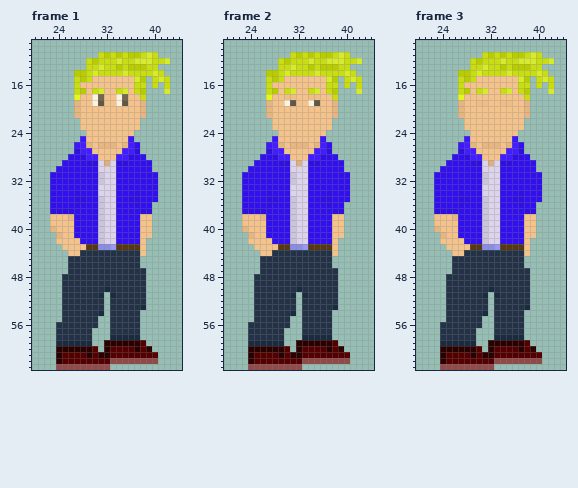
A pixel-art file gets an edit: Assets/art/MainCharacters/Liam/ATTEMPT3/Idle/liamRIdle.aseprite. The picture above was drawn from the file before the commit.
64x64 pixels, 3 frames. Pixels under 10% opacity are left out. Colours within 5 levels of each other are drawn and written as one. Shown: frame 1: x 20..44, y 9..63; frame 2: x 20..44, y 9..63; frame 3: x 20..44, y 9..63.
The result:
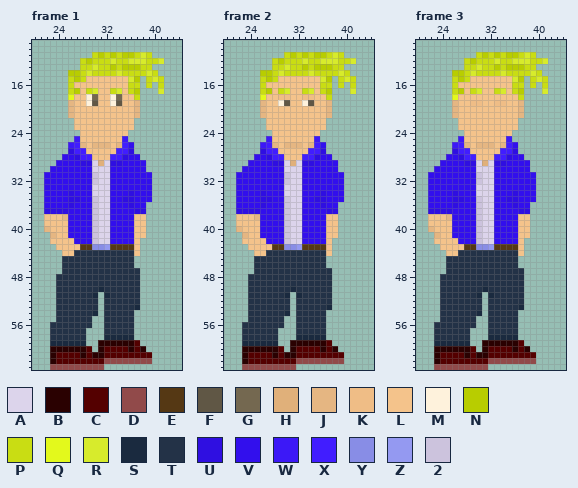
Palette (. is transparent): A #dcd4eb  B #2a0101  C #540000  D #914a4a  E #553814  F #605745  G #746850  H #e0b07a  J #e5b682  K #efbd86  L #f4c38b  M #fef2dc  N #b8cd00  P #c9dd13  Q #e3f91c  R #d7eb2c  S #1a2a3f  T #233247  U #2f0fe1  V #320fed  W #3c18f7  X #411dff  Y #888de6  Z #9499f1  2 #ccc3dd
Changes in this commit:
Changed rows in their new state; - is an unchanged pixel.
Frame 1:
first column x 22:
11 --------PNPNPN-PRP.--
12 ------PNP--RP-R--P-R.
13 ------P-RP-NPN--P-.--
14 ----N-PRP---RP---RP.-
15 ----PNPL------RN.PRP.
16 ----PL--------P-.P.P.
17 ----PNLPRL-PRLPN.--R.
18 ----QL-MGL-MGL-P.----
19 ----JL-MFL-MFL-J.----
20 ----JL---------J.----
21 ----JL---------J.----
22 -----L---------.-----
23 -----L---------.-----
24 ------L-------.------
25 -----WL------W.------
26 ----WXJLJ--LJXV.-----
27 ----UX-L----X-U.-----
28 ---V-UX-L--X-UV-.----
29 --V---U-AHAU-V---.---
30 -V------A--V-----.---
31 V-------2A-V------.--
32 V-------2A-V------.--
33 V-------A--V------.--
34 V---UV--A--V--UV--.--
35 V---U-V-2A-V-U-V--.--
36 V---UV--2A-V--UV-.---
37 U---V---2A-V---U-.---
38 L--JV---2A-V---L-.---
39 L---V---2A-V---L-.---
40 JL--V---2A-V---L-.---
41 -JL-V---2A-V---L-.---
42 -L---V--2A-V---L.----
43 --L---E-Y-ZE---L.----
44 ---L-T---------L.----
45 ---T-----------.-----
46 ---T-----------.-----
47 ---T------------.----
48 --T-------------.----
49 --T-------------.----
50 --T------ST-----.----
51 --T-----S.ST----.----
52 --T------.T-----.----
53 --T------.T----S.----
54 --T-----S.T----.-----
55 --T-----.-T----.-----
56 -T------.-T----.-----
57 -T-----.--T----.-----
58 -T-----.--S----.-----
59 -S-----.-B-----C.----
60 -B-----C.BC---BCB.---
61 -BC---BCB-C-------.--
62 -BC-------D-------.--
63 -D--------.----------
Frame 2:
first column x 22:
11 --------PNPNPN-PRP.--
12 ------PNP--RP-R--P-R.
13 ------P-RP-NPN--P-.--
14 ----N-PRP---RP---RP.-
15 ----PNPL------RN.PRP.
16 ----PL--------P-.P.P.
17 ----PNLPRL-PRLPN.--R.
18 ----QL-K-L-K-L-P.----
19 ----JL-MFL-MFL-J.----
20 ----JL---------J.----
21 ----JL---------J.----
22 -----L---------.-----
23 -----L---------.-----
24 ------L-------.------
25 -----WL------W.------
26 ----WXJLJ--LJXV.-----
27 ----UX-L----X-U.-----
28 ---V-UX-L--X-UV-.----
29 --V---U-AHAU-V---.---
30 -V------A--V-----.---
31 V-------2A-V------.--
32 V-------2A-V------.--
33 V-------A--V------.--
34 V---UV--A--V--UV--.--
35 V---U-V-2A-V-U-V--.--
36 V---UV--2A-V--UV-.---
37 U---V---2A-V---U-.---
38 L--JV---2A-V---L-.---
39 L---V---2A-V---L-.---
40 JL--V---2A-V---L-.---
41 -JL-V---2A-V---L-.---
42 -L---V--2A-V---L.----
43 --L---E-Y-ZE---L.----
44 ---L-T---------L.----
45 ---T-----------.-----
46 ---T-----------.-----
47 ---T------------.----
48 --T-------------.----
49 --T-------------.----
50 --T------ST-----.----
51 --T-----S.ST----.----
52 --T------.T-----.----
53 --T------.T----S.----
54 --T-----S.T----.-----
55 --T-----.-T----.-----
56 -T------.-T----.-----
57 -T-----.--T----.-----
58 -T-----.--S----.-----
59 -S-----.-B-----C.----
60 -B-----C.BC---BCB.---
61 -BC---BCB-C-------.--
62 -BC-------D-------.--
63 -D--------.----------
Frame 3:
first column x 22:
11 --------PNPNPN-PRP.--
12 ------PNP--RP-R--P-R.
13 ------P-RP-NPN--P-.--
14 ----N-PRP---RP---RP.-
15 ----PNPL------RN.PRP.
16 ----PL--------P-.P.P.
17 ----PNLPRL-PRLPN.--R.
18 ----QL---------P.----
19 ----JL-K-L-K-L-J.----
20 ----JL---------J.----
21 ----JL---------J.----
22 -----L---------.-----
23 -----L---------.-----
24 ------L-------.------
25 -----WL------W.------
26 ----WXJLJ--LJXV.-----
27 ----UX-L----X-U.-----
28 ---V-UX-L--X-UV-.----
29 --V---U-AHAU-V---.---
30 -V------A--V-----.---
31 V-------2A-V------.--
32 V-------2A-V------.--
33 V-------A--V------.--
34 V---UV--A--V--UV--.--
35 V---U-V-2A-V-U-V--.--
36 V---UV--2A-V--UV-.---
37 U---V---2A-V---U-.---
38 L--JV---2A-V---L-.---
39 L---V---2A-V---L-.---
40 JL--V---2A-V---L-.---
41 -JL-V---2A-V---L-.---
42 -L---V--2A-V---L.----
43 --L---E-Y-ZE---L.----
44 ---L-T---------L.----
45 ---T-----------.-----
46 ---T-----------.-----
47 ---T------------.----
48 --T-------------.----
49 --T-------------.----
50 --T------ST-----.----
51 --T-----S.ST----.----
52 --T------.T-----.----
53 --T------.T----S.----
54 --T-----S.T----.-----
55 --T-----.-T----.-----
56 -T------.-T----.-----
57 -T-----.--T----.-----
58 -T-----.--S----.-----
59 -S-----.-B-----C.----
60 -B-----C.BC---BCB.---
61 -BC---BCB-C-------.--
62 -BC-------D-------.--
63 -D--------.----------
Changed places in both pictures, as pixel boxes (x1, y1, x2, y2):
changed: (44, 52, 170, 370)
changed: (236, 52, 362, 370)
changed: (428, 52, 554, 370)
